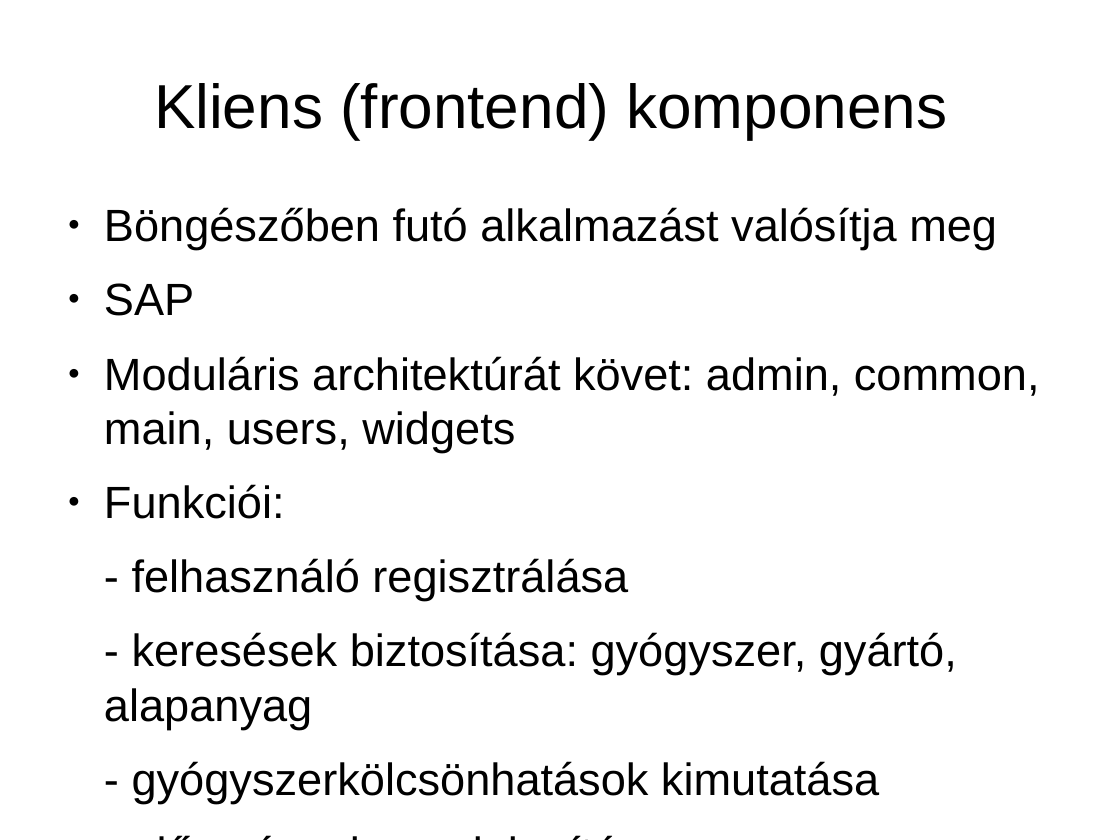
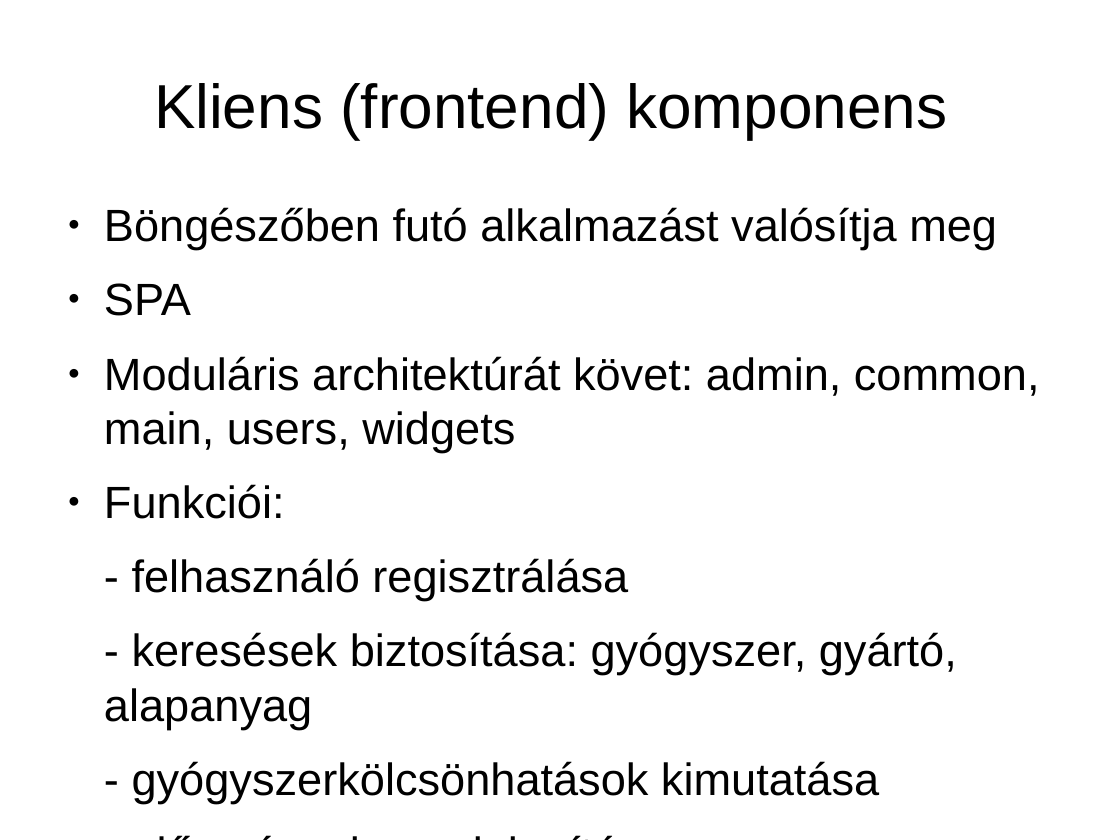
Before and after one commit to Zoliqa/drugsdb, a slide deck: slide 15 of docs/thesis/Orvosi szövegértelmező rendszer - bemutató.odp (slide 13 before the commit). Drawn at 1120x840 pixels with LibreOffice and Linux fonts; fonts in the diff are those of the drawing. Boxes give left, top, right and bottom in pixels: in the first picture for what was removed or moved away, otherwise in the second. Text is boxed around its words. In the diff, an @@ line names an element or a change of style, - is before the commit and + after.

```diff
--- a/docs/thesis/Orvosi szövegértelmező rendszer - bemutató.odp
+++ b/docs/thesis/Orvosi szövegértelmező rendszer - bemutató.odp
@@ text at <box>104,283,191,316</box>: text changed @@
-● SAP
+● SPA
```
Also in this commit, not shown: 4 other slides changed, 5 slides added, 2 other files.
